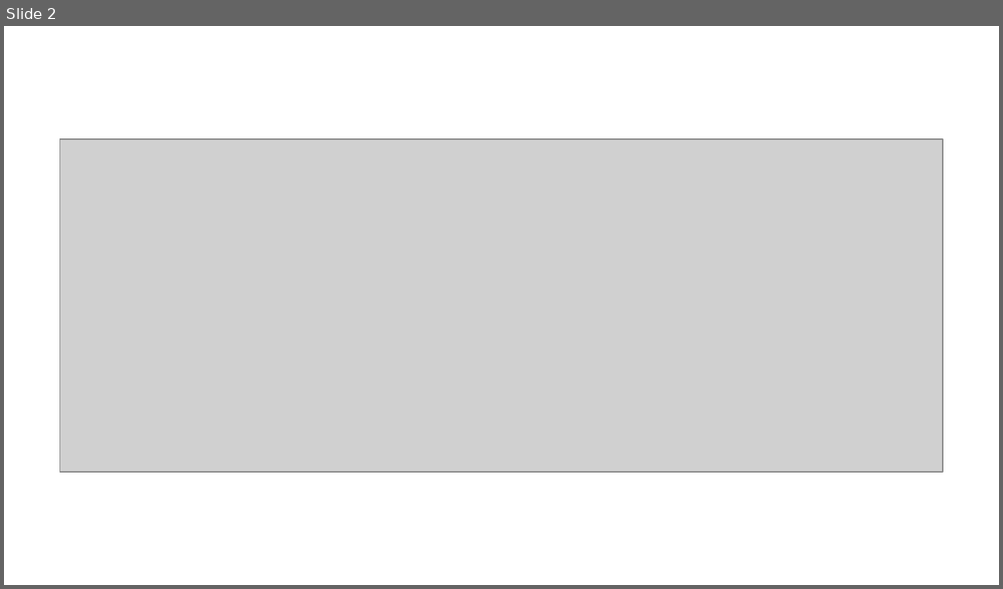
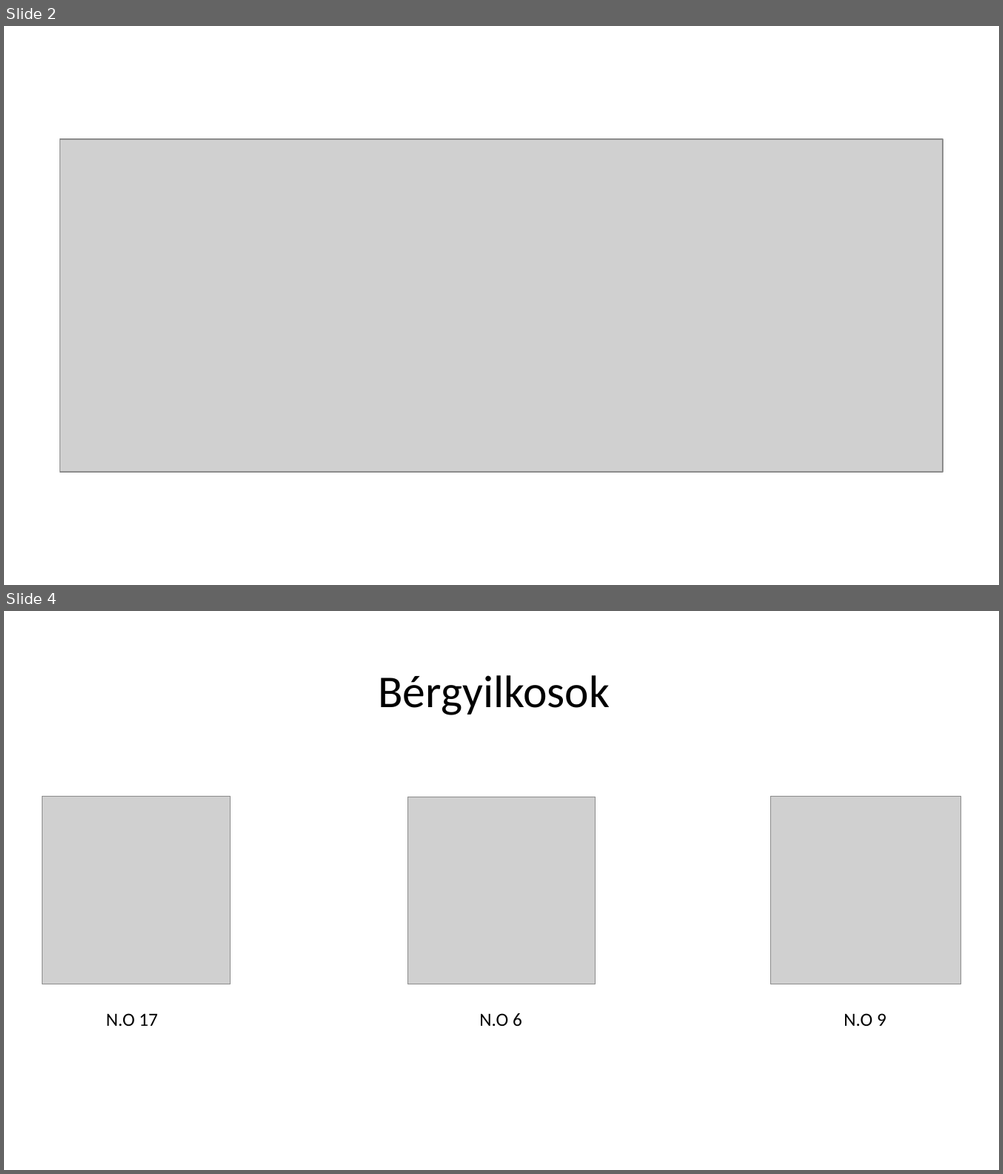
Before and after one commit to jovanovskiviktor/IKT_PROJEKT_1_GAME, a slide deck: jatekbemutato.pptx. Shown one above the other, each under a label of ours: slide 2 before the commit, slides 2 and 4 after it; the slides between them are not shown. The pictures are 1003x589 and 1003x1174 pixels, drawn with LibreOffice and Linux fonts; fonts in the diff are those of the drawing; grey boxes stand for pictures. Boxes give left, top, right and bottom in pixels: in the first picture for what was removed or moved away, otherwise in the second. Text is boxed around its words. In the diff, an @@ line names an element or a change of style, - is before the commit and + after.

```diff
--- a/jatekbemutato.pptx
+++ b/jatekbemutato.pptx
@@ slide 4 added at (4, 611, 999, 1170), background #FFFFFF @@
@@ text added at (378, 675, 610, 715), 44 pt, text #000000 @@
+Bérgyilkosok
@@ picture added at (42, 797, 230, 985) @@
@@ picture added at (407, 797, 596, 985) @@
@@ picture added at (770, 797, 961, 985) @@
@@ text added at (106, 1014, 158, 1026), 18 pt, text #000000 @@
+N.O 17
@@ text added at (479, 1014, 522, 1027), 18 pt, text #000000 @@
+N.O 6
@@ text added at (843, 1014, 886, 1026), 18 pt, text #000000 @@
+N.O 9
```
Also in this commit, not shown: 3 other slides added, 2 slides removed.
